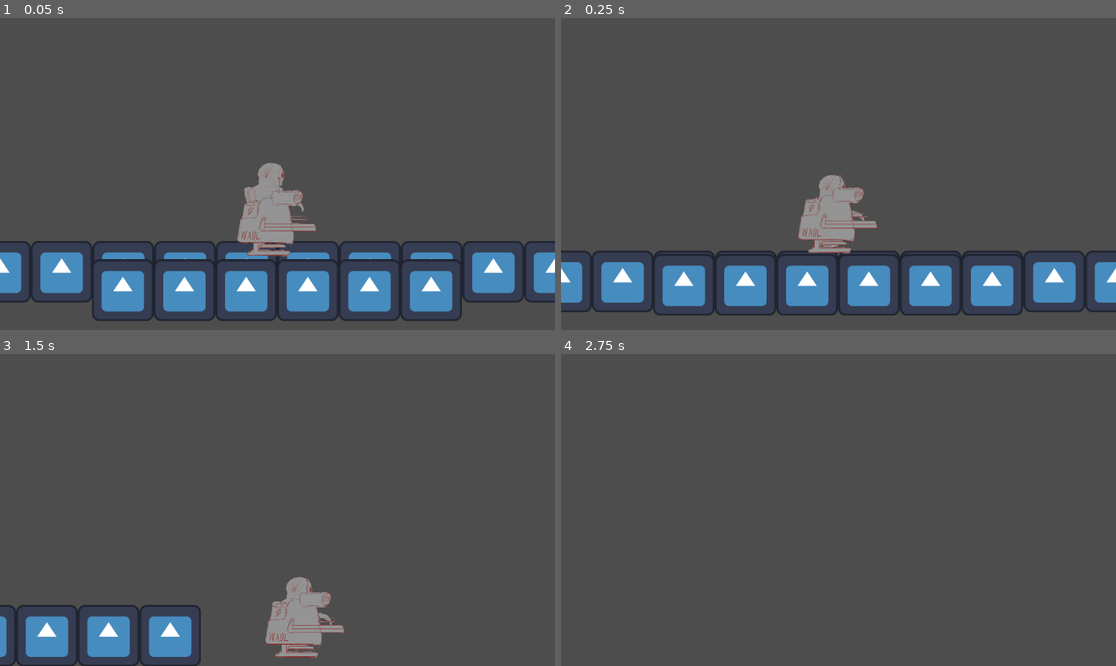
Above: before the commit, frames 1-4 (two rows, left to right).
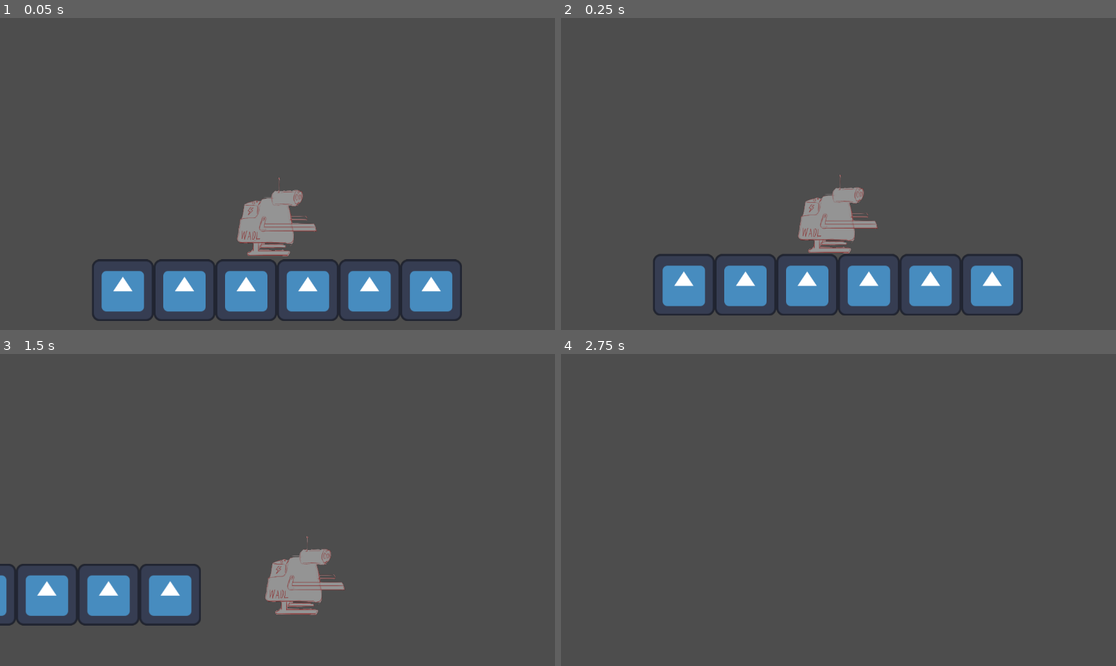
Above: after the commit, the same moments.

Repository: 42triangles/robot-surgery
Game: Godot game, scene res://scenes/world.tscn
Two runs of this game, one before a commit and one after it. Both use one fixed random seed, a clock stepped at 60 frames per second and the inputs below. The project has no main scene, so this scene is started directly. The engine's default icon, where the game draws it, is replaced by a stand-in: a white triangle on a blue panel in a dark square.
Inputs:
- Up to frame 1 (0.05 s): no input
- Up to frame 2 (0.25 s): no input
- Up to frame 3 (1.5 s): hold E (toggle_scale, bound only after the commit) 0.53-1.28 s; hold D (move_right) from 0.53 s (still down); tap Space (jump) at 0.77 s; tap E (toggle_scale, bound only after the commit) at 1.35 s
- Up to frame 4 (2.75 s): tap Space (jump) at 1.52 s; release D (move_right) at 2.03 s; hold A (move_left) from 2.03 s (still down); hold E (toggle_scale, bound only after the commit) from 2.03 s (still down)

The runs differ from the first frame. In frame 1, 6.0% of the frame differs, in the area x 0-100%, y 46-92%; in frame 2, 4.6%; in frame 3, 11%, in the area x 0-63%, y 58-100%; in frame 4, nothing differs.

Commit message:
Set up switching focus between scale layers

Diff:
--- a/project.godot
+++ b/project.godot
@@ -31,6 +31,11 @@
 "events": [Object(InputEventKey,"resource_local_to_scene":false,"resource_name":"","device":-1,"window_id":0,"alt_press …(191 unchanged characters)…
 ]
 }
+toggle_scale={
+"deadzone": 0.5,
+"events": [Object(InputEventKey,"resource_local_to_scene":false,"resource_name":"","device":-1,"window_id":0,"alt_pressed":false,"shift_pressed":false,"ctrl_pressed":false,"meta_pressed":false,"pressed":false,"keycode":0,"physical_keycode":69,"key_label":0,"unicode":101,"location":0,"echo":false,"script":null)
+]
+}
 
 [physics]
 
--- a/scenes/scale_0.tscn
+++ b/scenes/scale_0.tscn
@@ -1,5 +1,6 @@
-[gd_scene load_steps=8 format=4 uid="uid://dpaxlkqtm7uq5"]
+[gd_scene load_steps=9 format=4 uid="uid://dpaxlkqtm7uq5"]
 
+[ext_resource type="Script" path="res://scripts/scale_layer.gd" id="1_2i8hn"]
 [ext_resource type="Texture2D" uid="uid://jnsrnrmpbg2i" path="res://icon.svg" id="1_26d5y"]
 [ext_resource type="PackedScene" uid="uid://hbpgw80ffdmr" path="res://scenes/player.tscn" id="1_yixew"]
 [ext_resource type="Texture2D" uid="uid://dp3hnxoycgdvx" path="res://sprites/eyeball.png" id="2_237qy"]
@@ -22,6 +23,7 @@
 sources/0 = SubResource("TileSetAtlasSource_8hsxn")
 
 [node name="Scale0" type="Node2D"]
+script = ExtResource("1_2i8hn")
 
 [node name="Player" parent="." instance=ExtResource("1_yixew")]
 
@@ -44,4 +46,7 @@
 tile_set = SubResource("TileSet_sglnh")
 use_kinematic_bodies = true
 
+[connection signal="focused" from="." to="Player" method="_on_scale_layer_focused"]
+[connection signal="unfocused" from="." to="Player" method="_on_scale_layer_unfocused"]
+
 [editable path="Player"]
--- a/scenes/scale_1.tscn
+++ b/scenes/scale_1.tscn
@@ -1,6 +1,7 @@
-[gd_scene load_steps=8 format=4 uid="uid://dhmrdr8obqljr"]
+[gd_scene load_steps=9 format=4 uid="uid://dhmrdr8obqljr"]
 
 [ext_resource type="PackedScene" uid="uid://hbpgw80ffdmr" path="res://scenes/player.tscn" id="1_2of5g"]
+[ext_resource type="Script" path="res://scripts/scale_layer.gd" id="1_ed270"]
 [ext_resource type="Texture2D" uid="uid://vful8cwvuklw" path="res://sprites/WADL.png" id="2_ibsn0"]
 [ext_resource type="Texture2D" uid="uid://jnsrnrmpbg2i" path="res://icon.svg" id="2_xauh6"]
 
@@ -22,6 +23,7 @@
 sources/1 = SubResource("TileSetAtlasSource_28c5e")
 
 [node name="Scale1" type="Node2D"]
+script = ExtResource("1_ed270")
 
 [node name="Player" parent="." instance=ExtResource("1_2of5g")]
 position = Vector2(0, -100)
@@ -47,4 +49,7 @@
 tile_map_data = PackedByteArray("AAD9/wAAAQAAAAAAAAD+/wAAAQAAAAAAAAD//wAAAQAAAAAAAAAAAAAAAQAAAAAAAAABAAAAAQAAAAAAAAACAAAAAQAAAAAAAAA=")
 tile_set = SubResource("TileSet_clbtq")
 
+[connection signal="focused" from="." to="Player" method="_on_scale_layer_focused"]
+[connection signal="unfocused" from="." to="Player" method="_on_scale_layer_unfocused"]
+
 [editable path="Player"]
--- a/scenes/world.tscn
+++ b/scenes/world.tscn
@@ -1,7 +1,8 @@
-[gd_scene load_steps=3 format=3 uid="uid://ca373magvh2nh"]
+[gd_scene load_steps=4 format=3 uid="uid://ca373magvh2nh"]
 
 [ext_resource type="PackedScene" uid="uid://dpaxlkqtm7uq5" path="res://scenes/scale_0.tscn" id="1_qe7ej"]
 [ext_resource type="PackedScene" uid="uid://dhmrdr8obqljr" path="res://scenes/scale_1.tscn" id="2_aooe1"]
+[ext_resource type="Script" path="res://scripts/scale_focus_manager.gd" id="3_r3dc3"]
 
 [node name="World" type="Node2D"]
 
@@ -39,3 +40,7 @@
 render_target_update_mode = 4
 
 [node name="Scale1" parent="Scale1Container/Scale1Viewport" instance=ExtResource("2_aooe1")]
+
+[node name="ScaleFocusManager" type="Node" parent="." node_paths=PackedStringArray("scale_layers")]
+script = ExtResource("3_r3dc3")
+scale_layers = [NodePath("../Scale0Container/Scale0Viewport/Scale0"), NodePath("../Scale1Container/Scale1Viewport/Scale1")]
--- a/scripts/player.gd
+++ b/scripts/player.gd
@@ -6,6 +6,9 @@
 @export var jump_power: float = 2000
 
 var movement: float
+
+func _ready() -> void:
+	set_process_unhandled_input(false)
 
 func _process(delta: float) -> void:
 	velocity += get_gravity()
@@ -30,3 +33,9 @@
 		if is_on_floor():
 			velocity.y = -1 * jump_power
 		get_viewport().set_input_as_handled()
+
+func _on_scale_layer_focused() -> void:
+	set_process_unhandled_input(true)
+
+func _on_scale_layer_unfocused() -> void:
+	set_process_unhandled_input(false)
--- /dev/null
+++ b/scripts/scale_focus_manager.gd
@@ -0,0 +1,24 @@
+extends Node
+
+@export var scale_layers: Array[Node] = []
+
+var current_focus: int = 1:
+	set(new_value):
+		scale_layers[current_focus].unfocus()
+		current_focus = new_value
+		scale_layers[current_focus].focus()
+
+func _ready() -> void:
+	for scale_layer in scale_layers:
+		scale_layer.unfocus()
+	scale_layers[current_focus].focus()
+
+func toggle_focus() -> void:
+	if current_focus == 0:
+		current_focus = 1
+	else:
+		current_focus = 0
+
+func _unhandled_input(event: InputEvent) -> void:
+	if event.is_action_pressed("toggle_scale"):
+		toggle_focus()
--- /dev/null
+++ b/scripts/scale_layer.gd
@@ -0,0 +1,12 @@
+extends Node2D
+
+signal focused
+signal unfocused
+
+func focus() -> void:
+	focused.emit()
+	show()
+
+func unfocus() -> void:
+	unfocused.emit()
+	hide()
